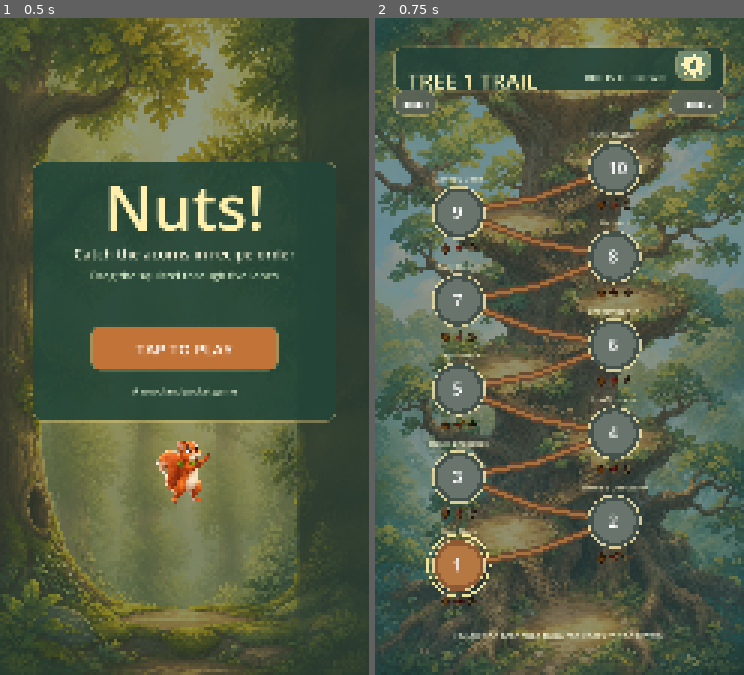
Above: before the commit, frames 1-2 (left to right).
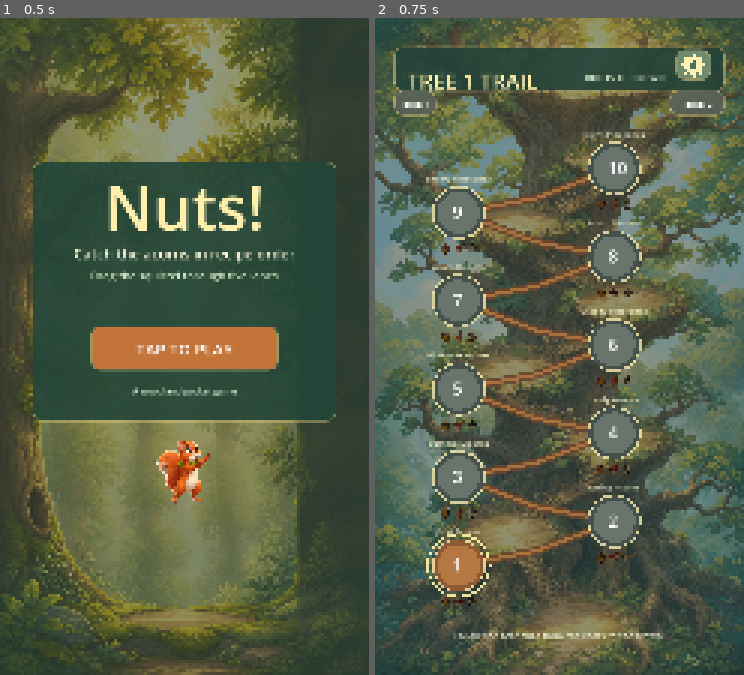
Above: after the commit, the same moments.

Repository: GrapeGames3141/Nuts
Game: Godot game, scene res://scenes/main.tscn
The game is run twice, just before and just after one commit, with the same random seed, the same clock (stepped at 60 frames per second) and the same inputs.
Inputs (mouse positions are in pixels of both pictures, inside the frame that each line leads up to):
- Up to frame 1 (0.5 s): no input
- Up to frame 2 (0.75 s): tap Enter at 0.5 s; move the mouse to (640, 313) at 0.52 s; click (640, 313) at 0.67 s

Frame 1 is identical in both runs. In frame 2, 0.7% of the frame differs, in the area x 13-74%, y 17-79%.

Commit message:
Polish level themes and hazard visuals

Diff:
--- a/scripts/game.gd
+++ b/scripts/game.gd
@@ -56,6 +56,7 @@
 var trail_background_2: Texture2D
 var item_textures: Dictionary = {}
 var hazard_texture: Texture2D
+var branch_texture: Texture2D
 var leaf_texture: Texture2D
 var save_data := {"version": 1, "unlocked": 1, "ratings": {}, "music": true, "sfx": true, "haptics": true}
 var paused := false
@@ -82,6 +83,7 @@
         "pinecone": load("res://assets/art/items/pinecone_strip.png")
     }
     hazard_texture = load("res://assets/art/items/seasonal_hazards.png")
+    branch_texture = load("res://assets/art/items/branch_clean_v1.png")
     leaf_texture = load("res://assets/art/items/leaf_strip.png")
     _load_save()
     _make_squirrel()
@@ -617,8 +619,6 @@
     _draw_button(RESULTS_BUTTON_RECTS[2], "TREE TRAIL", true)
 
 func _draw_game() -> void:
-    for x in LANE_X:
-        draw_line(Vector2(x, 250), Vector2(x, FLOOR_Y+75), Color("#e2d894",0.18), 3)
     if bool(definition.get("theme", {}).get("ambient", false)):
         _draw_ambient_snow()
     _draw_goal()
@@ -727,7 +727,7 @@
     draw_set_transform(Vector2.ZERO)
 
 func _draw_hazard(center: Vector2, rotation: float, skin: String, variant: int, scale: float) -> void:
-    var texture := leaf_texture if skin == "leaf" else hazard_texture
+    var texture := _hazard_texture_for(skin)
     if texture == null:
         _draw_acorn(center, rotation, Color("#d57136"), 0, scale)
         return
@@ -735,6 +735,8 @@
     if skin == "leaf":
         var leaf_width := texture.get_width() / 4
         source = Rect2((variant % 4) * leaf_width, 0, leaf_width, texture.get_height())
+    elif skin == "stick" or skin == "branch":
+        source = Rect2(0, 0, texture.get_width(), texture.get_height())
     else:
         var hazard_index := 1 if skin == "stick" or skin == "branch" else 2 if skin == "snowflake" else 3
         var cell := Vector2(texture.get_width() / 2, texture.get_height() / 2)
@@ -742,6 +744,11 @@
     draw_set_transform(center, rotation, Vector2.ONE * scale)
     draw_texture_rect_region(texture, Rect2(-78, -78, 156, 156), source)
     draw_set_transform(Vector2.ZERO)
+
+func _hazard_texture_for(skin: String) -> Texture2D:
+    if skin == "leaf": return leaf_texture
+    if skin == "stick" or skin == "branch": return branch_texture
+    return hazard_texture
 
 func _draw_acorn(center: Vector2, rotation: float, color: Color, variant: int, scale: float) -> void:
     draw_set_transform(center, rotation, Vector2(scale,scale))
--- a/scripts/level_data.gd
+++ b/scripts/level_data.gd
@@ -9,7 +9,7 @@
     [0,1,3,2,0], [2,0,1,3,2], [3,1,2,0,1], [1,2,3,0,2], [0,3,1,2,3],
     [2,1,0,3,1], [3,0,2,1,0], [1,3,0,2,1], [0,2,1,3,0], [2,3,1,0,2], [3,1,0,2,3]
 ]
-const NAMES := ["First Nuts", "Three's Company", "Quick Branches", "Leaf Lesson", "Cap Shuffle", "Breezy Bunch", "Busy Bough", "Timber!", "Canopy Dash", "Nuts! Master", "Crossing Call", "Cedar Steps", "Bough Bounce", "Needle Dash", "Storm Bridge", "Moon Cone", "Frosty Route", "Snow Crown", "Icy Summit", "Nuts! Legend"]
+const NAMES := ["First Acorns", "Spring Acorns", "Summer Acorns", "Leafy Acorns", "Pinecone Shuffle", "Breezy Pinecones", "Acorn Boughs", "Acorn Timber!", "Snowy Pinecones", "Night Pinecones", "Acorn Crossing", "Cedar Pinecones", "Bough Acorns", "Needle Pinecones", "Storm Acorns", "Moonlit Pinecones", "Frosty Pinecones", "Snowcap Pinecones", "Icy Pinecones", "Pinecone Crown"]
 const SPAWN_TO_CATCH_DISTANCE := 1865.0
 const EARLY_ACORN_ARRIVAL_SAFETY_SECONDS := 1.15
 const LATE_ACORN_ARRIVAL_SAFETY_SECONDS := 0.65
--- a/tests/runtime_smoke.gd
+++ b/tests/runtime_smoke.gd
@@ -11,6 +11,7 @@
     assert(ResourceLoader.exists("res://assets/art/items/acorn_strip.png"))
     assert(ResourceLoader.exists("res://assets/art/items/pinecone_strip.png"))
     assert(ResourceLoader.exists("res://assets/art/items/seasonal_hazards.png"))
+    assert(ResourceLoader.exists("res://assets/art/items/branch_clean_v1.png"))
     scene.screen = "title"
     var title_tap := InputEventScreenTouch.new()
     title_tap.pressed = true
@@ -74,7 +75,8 @@
     assert(scene._replacement_lane() != blocked_lane)
     scene.drops.clear()
     scene._start_level(5)
-    assert(scene.definition.theme.family == "pinecone" and scene.item_textures.pinecone != null)
+    assert(scene.definition.theme.family == "pinecone" and scene.item_textures.pinecone != null and scene.branch_texture != null)
+    assert(scene._hazard_texture_for("stick") == scene.branch_texture and scene._hazard_texture_for("branch") == scene.branch_texture)
     scene._start_level(9)
     assert(scene.definition.theme.minor == "snowflake" and scene.definition.theme.major == "icicle" and scene.hazard_texture != null)
     assert(scene._map_node_position(1).y > scene._map_node_position(10).y)
--- a/tests/test_logic.gd
+++ b/tests/test_logic.gd
@@ -6,6 +6,14 @@
     if condition: print("PASS ", label)
     else: failures += 1; push_error("FAIL " + label)
 func _init() -> void:
+    var level_names := {}
+    expect(LevelData.NAMES.size() == 20, "twenty level names")
+    for index in range(LevelData.NAMES.size()):
+        var level_name: String = LevelData.NAMES[index]
+        expect(not level_name.is_empty() and not level_names.has(level_name), "level name %d is unique" % (index + 1))
+        level_names[level_name] = true
+        var family: String = LevelData.THEMES[index].family
+        expect(("Acorn" in level_name) if family == "acorn" else ("Pinecone" in level_name), "level name %d matches collectible family" % (index + 1))
     var game := GameLogic.new()
     game.begin([0, 1, 0], 17)
     expect(game.recipe_states() == ["current", "waiting", "waiting"], "initial goal states")
--- a/tests/visual_capture.gd
+++ b/tests/visual_capture.gd
@@ -29,6 +29,11 @@
         scene._update_map_crossing(1.0); await capture(scene, "tree2", size)
         scene.screen = "settings"; await capture(scene, "settings", size)
         scene._start_level(1); await capture(scene, "play01", size)
+        scene._start_level(5)
+        scene.drops = [{"kind":"leaf", "skin":"stick", "variant":0, "x":scene.LANE_X[2], "base_x":scene.LANE_X[2], "y":710.0,
+            "speed":0.0, "rotation":0.34, "scale":1.0, "wobble":0.0, "seed":0.0, "age":0.0}]
+        await capture(scene, "level05_stick", size)
+        scene.drops.clear()
         scene.logic.progress = 1; scene._update_carry_stack(); await capture(scene, "carry1", size)
         scene._start_level(11); await capture(scene, "play11", size)
         scene.logic.progress = 5; scene._update_carry_stack(); await capture(scene, "carry5", size)
Binary file added: assets/art/items/branch_clean_v1.png
Not shown, changed: export_presets.cfg
Not shown, added: tools/extract_branch_hazard.py
Not shown, added: tools/verify_branch_hazard.py
